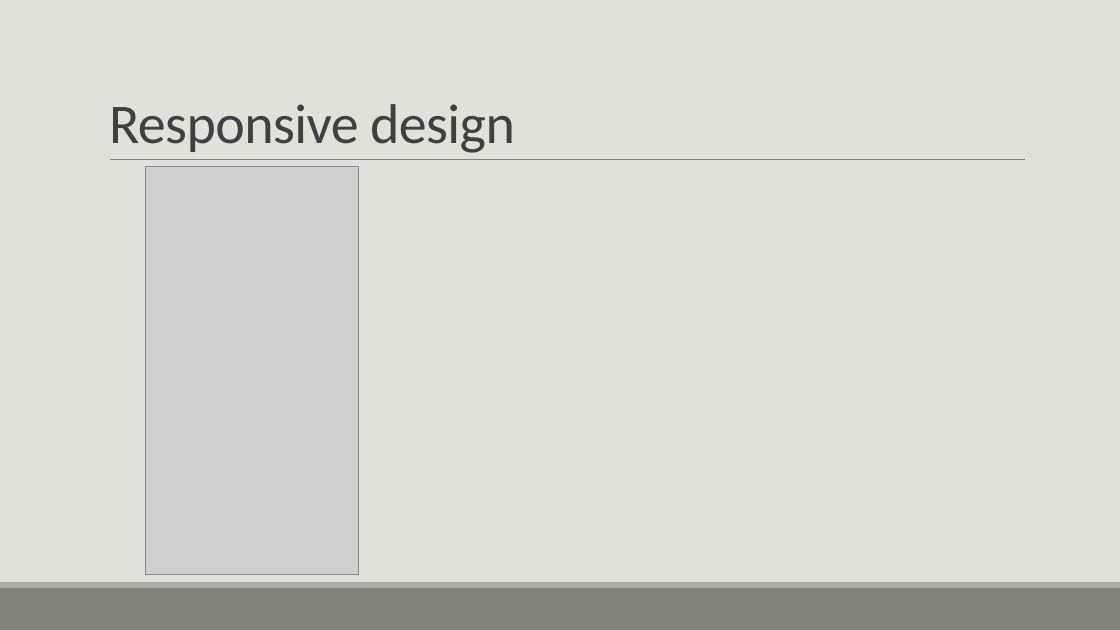
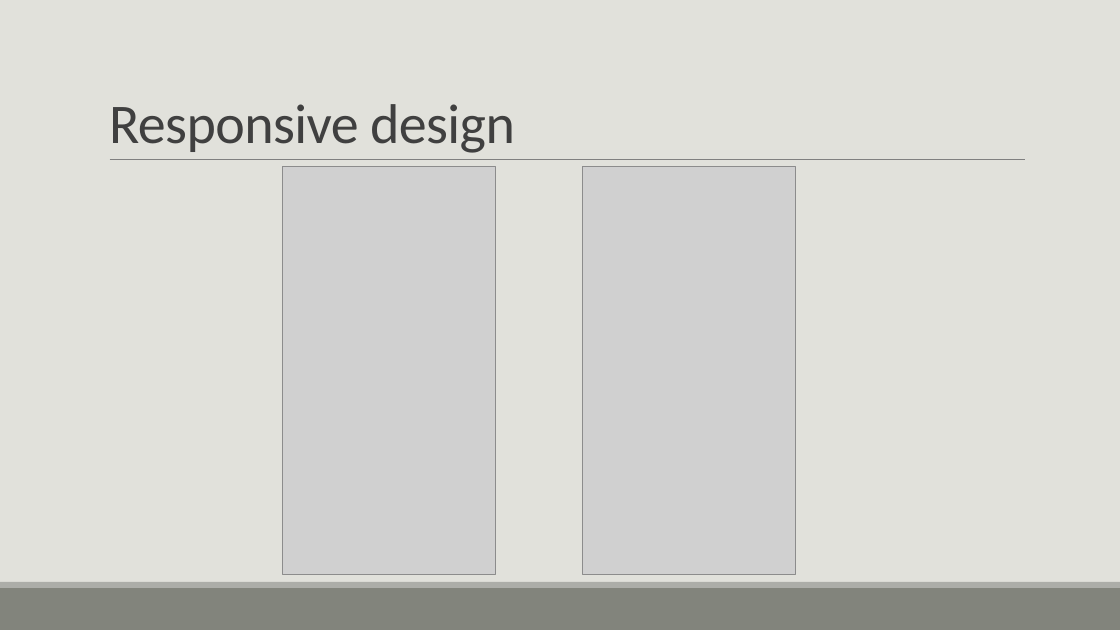
Before and after one commit to Cybersquad1/CA-Paperless-Office-LHS, a slide deck: slide 17 of doc/Presentatie.pptx. Drawn at 1120x630 pixels with LibreOffice and Linux fonts; fonts in the diff are those of the drawing; grey boxes stand for pictures. Boxes give left, top, right and bottom in pixels: in the first picture for what was removed or moved away, otherwise in the second. Text is boxed around its words. In the diff, an @@ line names an element or a change of style, - is before the commit and + after.

```diff
--- a/doc/Presentatie.pptx
+++ b/doc/Presentatie.pptx
@@ picture: place and size @@
-picture at box(145, 167, 359, 575)
+picture at box(282, 167, 496, 575)
@@ picture added at box(583, 167, 797, 575) @@
```
Also in this commit, not shown: 2 slides added.
